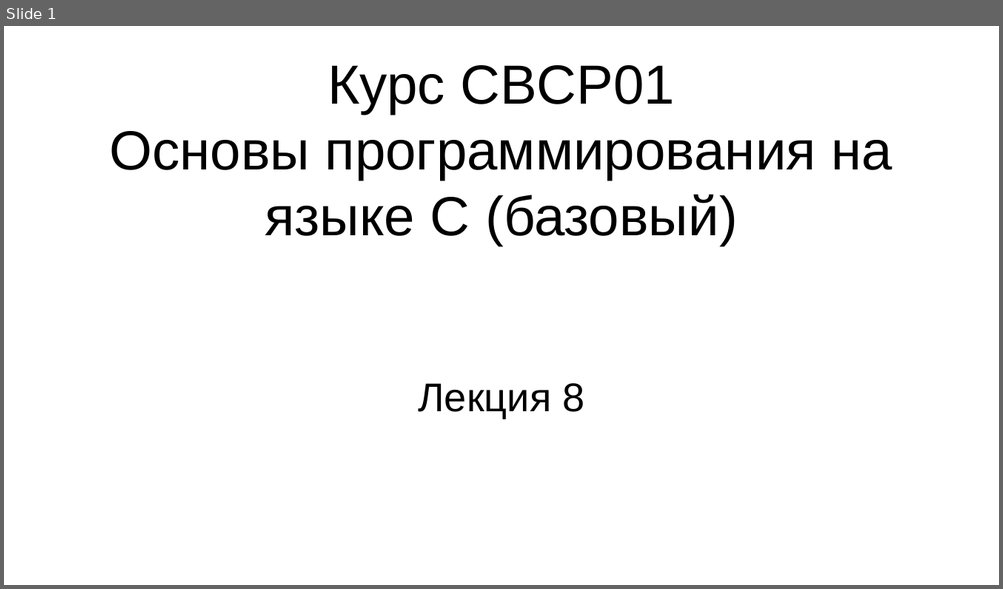
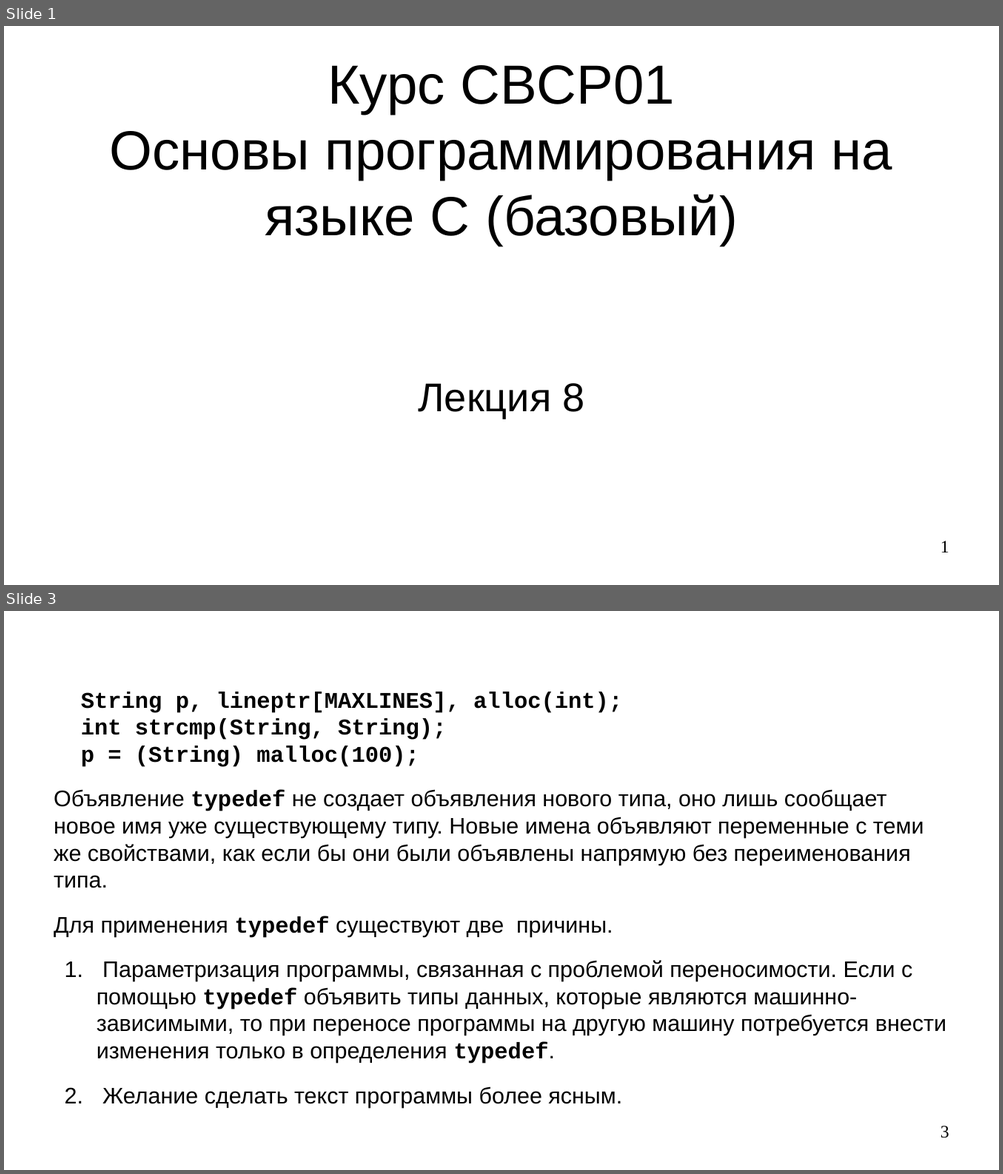
Before and after one commit to steelcraft/stud-lab, a slide deck: Лекции/CBCP01#L8.odp. Shown one above the other, each under a label of ours: slide 1 before the commit, slides 1 and 3 after it; the slides between them are not shown. The pictures are 1003x589 and 1003x1174 pixels, drawn with LibreOffice and Linux fonts; fonts in the diff are those of the drawing. Boxes give left, top, right and bottom in pixels: in the first picture for what was removed or moved away, otherwise in the second. Text is boxed around its words. In the diff, an @@ line names an element or a change of style, - is before the commit and + after.

Commit message:
Добавлен раздел "Задание синонимов типов посредством typedef"

```diff
--- a/Лекции/CBCP01#L8.odp
+++ b/Лекции/CBCP01#L8.odp
@@ slide 3 added at (4, 611, 999, 1170), background #FFFFFF @@
@@ text added at (54, 692, 946, 1108), 18 pt, text #000000 @@
+String р, lineptr[MAXLINES], alloc(int);
+int strcmp(String, String);
+p = (String) malloc(100);
+Объявление typedef не создает объявления нового типа, оно лишь сообщает новое имя уже существующему типу. Новые имена объявляют переменные с теми же свойствами, как если бы они были объявлены напрямую без переименования типа.
+Для применения typedef существуют две причины.
+1. Параметризация программы, связанная с проблемой переносимости. Если с помощью typedef объявить типы данных, которые являются машинно-зависимыми, то при переносе программы на другую машину потребуется внести изменения только в определения typedef.
+2. Желание сделать текст программы более ясным.
@@ page number added at (940, 1126, 949, 1139), 14 pt, text #000000 @@
+3
@@ slide 1 changed as well @@
@@ page number added at (940, 541, 949, 553), 14 pt, text #000000 @@
+1
```
Also in this commit, not shown: 3 other slides added.
